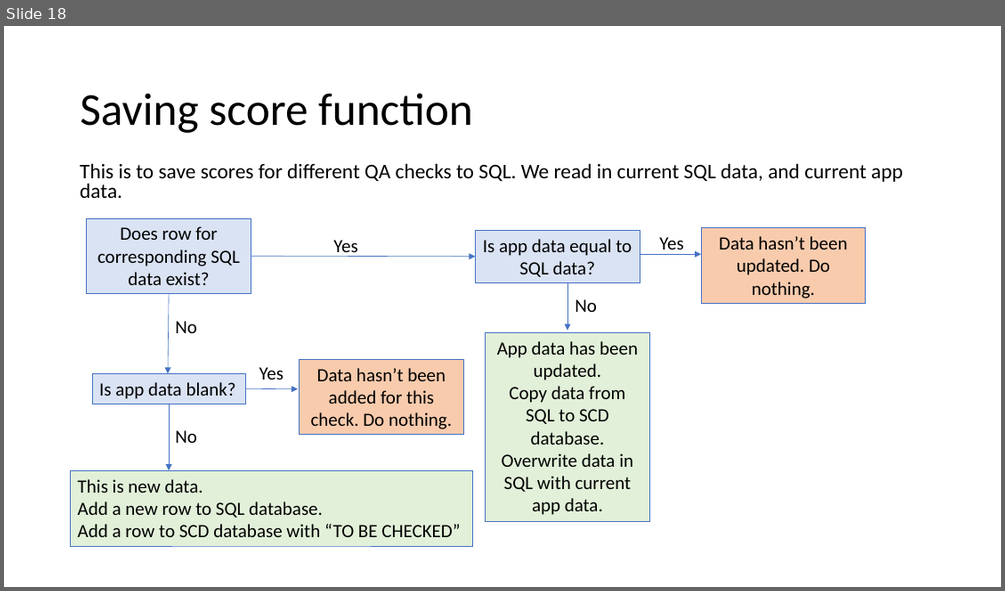
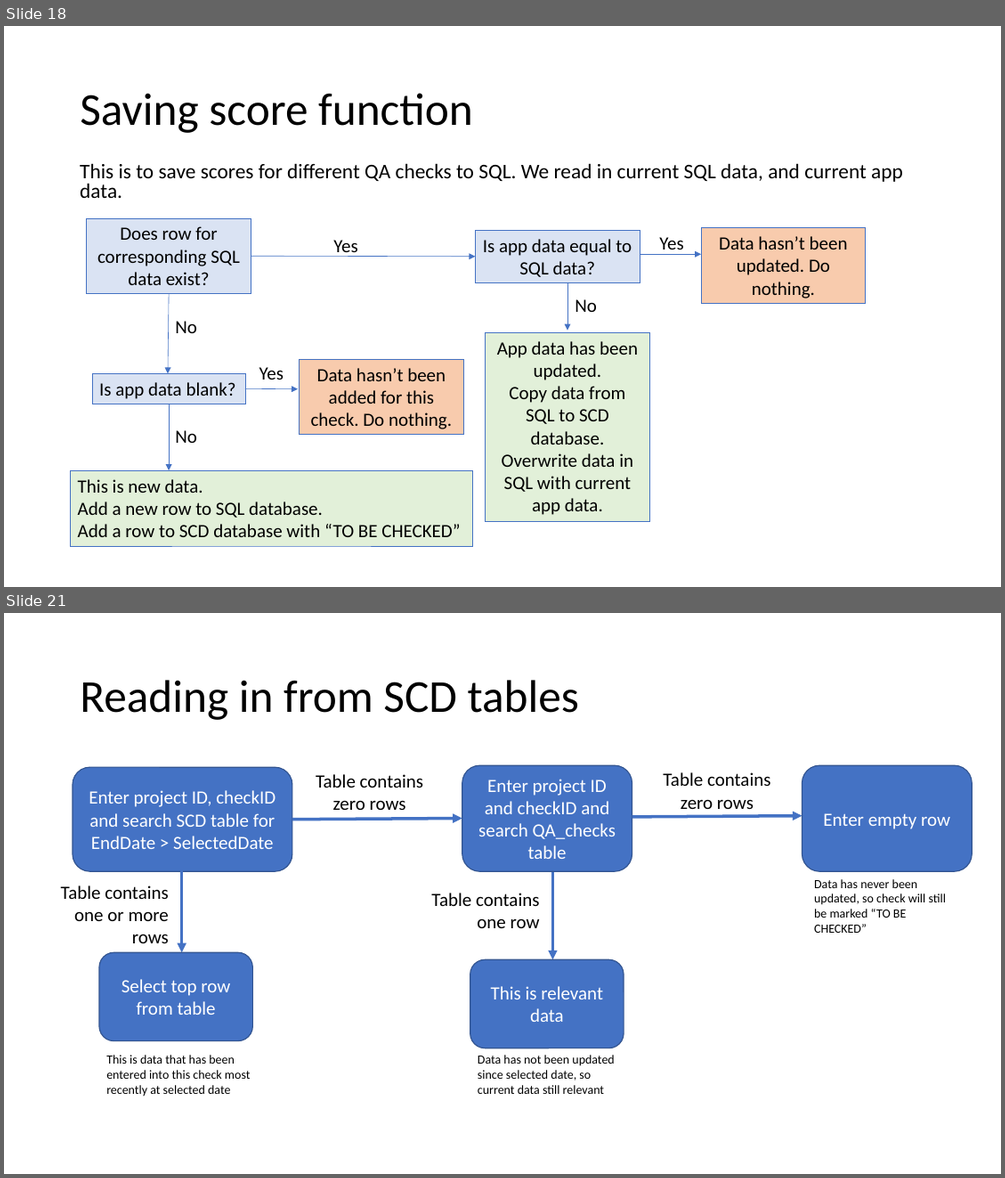
Before and after one commit to tmorley1/qa_log_app, a slide deck: QA log app - behind the code.pptx. Shown one above the other, each under a label of ours: slide 18 before the commit, slides 18 and 21 after it; the slides between them are not shown. The pictures are 1005x591 and 1005x1178 pixels, drawn with LibreOffice and Linux fonts; fonts in the diff are those of the drawing. Boxes give left, top, right and bottom in pixels: in the first picture for what was removed or moved away, otherwise in the second. Text is boxed around its words. In the diff, an @@ line names an element or a change of style, - is before the commit and + after.

```diff
--- a/QA log app - behind the code.pptx
+++ b/QA log app - behind the code.pptx
@@ slide 21 added at (x1=4, y1=613, x2=1001, y2=1174), background #FFFFFF @@
@@ title added at (x1=80, y1=680, x2=579, y2=720), 44 pt, text #000000 @@
+Reading in from SCD tables
@@ rounded rectangle added at (x1=73, y1=767, x2=292, y2=871), fill #4472C4, outline #325491 1 pt, 18 pt, text #FFFFFF @@
+Enter project ID, checkID and search SCD table for EndDate > SelectedDate
@@ rounded rectangle added at (x1=462, y1=765, x2=632, y2=872), fill #4472C4, outline #325491 1 pt, 18 pt, text #FFFFFF @@
+Enter project ID and checkID and search QA_checks table
@@ text added at (x1=663, y1=772, x2=771, y2=809), 18 pt, text #000000 @@
+Table contains zero rows
@@ rounded rectangle added at (x1=802, y1=765, x2=971, y2=872), fill #4472C4, outline #325491 1 pt, 18 pt, text #FFFFFF @@
+Enter empty row
@@ text added at (x1=316, y1=774, x2=424, y2=810), 18 pt, text #000000 @@
+Table contains zero rows
@@ arrow added from (292, 819) to (462, 818), #4472C4 3 pt @@
@@ arrow added from (632, 817) to (802, 816), #4472C4 3 pt @@
@@ arrow added from (182, 865) to (182, 952), #4472C4 3 pt @@
@@ arrow added from (553, 873) to (553, 959), #4472C4 3 pt @@
@@ text added at (x1=814, y1=879, x2=947, y2=933), 12 pt, text #000000 @@
+Data has never been updated, so check will still be marked “TO BE CHECKED”
@@ text added at (x1=61, y1=885, x2=169, y2=943), 18 pt, text #000000 @@
+Table contains one or more rows
@@ text added at (x1=431, y1=892, x2=540, y2=928), 18 pt, text #000000 @@
+Table contains one row
@@ rounded rectangle added at (x1=99, y1=952, x2=252, y2=1041), fill #4472C4, outline #325491 1 pt, 18 pt, text #FFFFFF @@
+Select top row from table
@@ rounded rectangle added at (x1=469, y1=959, x2=623, y2=1047), fill #4472C4, outline #325491 1 pt, 18 pt, text #FFFFFF @@
+This is relevant data
@@ text added at (x1=106, y1=1054, x2=251, y2=1096), 12 pt, text #000000 @@
+This is data that has been entered into this check most recently at selected date
@@ text added at (x1=477, y1=1054, x2=614, y2=1094), 12 pt, text #000000 @@
+Data has not been updated since selected date, so current data still relevant
```
Also in this commit, not shown: 2 other slides added, 1 other file.
